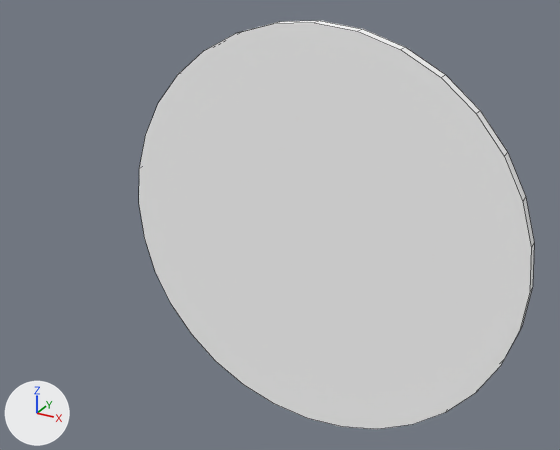
Renders of the Blender file railways3d/src/main/resources/Textures/blocks/swi-l-0-red.blend from each side of a commit.
Both versions are drawn from a 50 mm lens placed at (-1.445, -1.028, 4.833), pointed at (-1.918, -0.169, 4.403). The axes (+X, +Y, +Z) are drawn at lower left. The lights are the same throughout. Mesh edges are drawn as thin lines.

The older version as bpy lines, for what is in view:
```python
me_semaphore = bpy.data.meshes.new('Semaphore')
me_semaphore.from_pydata(...)  # a 32-sided cylinder along y spanning x -2.304..-1.604, y 0.0..0.02, z 3.95..4.65
me_semaphore.materials.append(mat_material_003)  # its picture is missing
ob_semaphore = bpy.data.objects.new('Semaphore', me_semaphore)
ob_semaphore.location = (0.0, 0.0, 0.0)
```
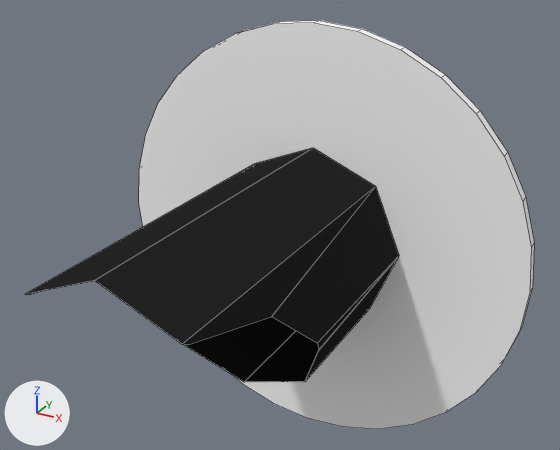
What differs and where, as boxes (x1, y1, x2, y2) in the pictures (560 x 450 px):
```json
{"object": "outer", "change": "added", "after": [26, 148, 399, 382], "on screen": "black"}
{"object": "inner", "change": "added", "after": [25, 281, 319, 382], "on screen": "black"}
```

Edits to the scene script, one JSON object a line:
```json
{"op": "add", "block": "mat_material_002", "code": ["mat_material_002 = diffuse_material('Material.002')", "mat_material_002.base_color = (0.0188, 0.0188, 0.0188)  # black #252525"]}
{"op": "add", "block": "mat_material_001", "code": ["mat_material_001 = diffuse_material('Material.001')", "mat_material_001.base_color = (0.0188, 0.0188, 0.0188)  # black #252525"]}
{"op": "add", "block": "me_cylinder_002", "code": ["me_cylinder_002 = bpy.data.meshes.new('Cylinder.002')", "me_cylinder_002.from_pydata(...)  # 22 vertices, 12 faces; spans x -0.1..0.1, y -0.25..0.25, z -0.1..0.1", "me_cylinder_002.materials.append(mat_material_002)  # black #252525"]}
{"op": "add", "block": "me_cylinder", "code": ["me_cylinder = bpy.data.meshes.new('Cylinder')", "me_cylinder.from_pydata(...)  # 22 vertices, 12 faces; spans x -0.1..0.1, y -0.25..0.25, z -0.1..0.1", "me_cylinder.materials.append(mat_material_001)  # black #252525"]}
{"op": "add", "block": "ob_outer", "code": ["ob_outer = bpy.data.objects.new('outer', me_cylinder_002)", "ob_outer.location = (-1.952, -0.25, 4.311)", "ob_outer.scale = (1.5, 1.0, 1.5)"]}
{"op": "add", "block": "ob_inner", "code": ["ob_inner = bpy.data.objects.new('inner', me_cylinder)", "ob_inner.location = (-1.952, -0.25, 4.311)", "ob_inner.scale = (1.5, 1.0, 1.5)"]}
```
